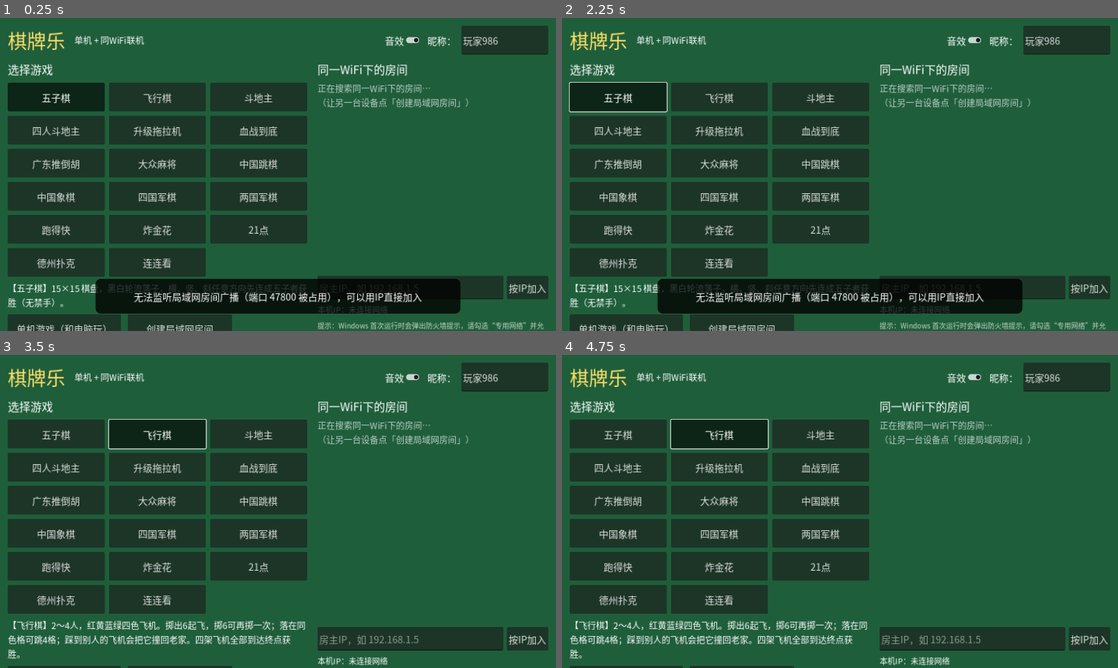
Above: before the commit, frames 1-4 (two rows, left to right).
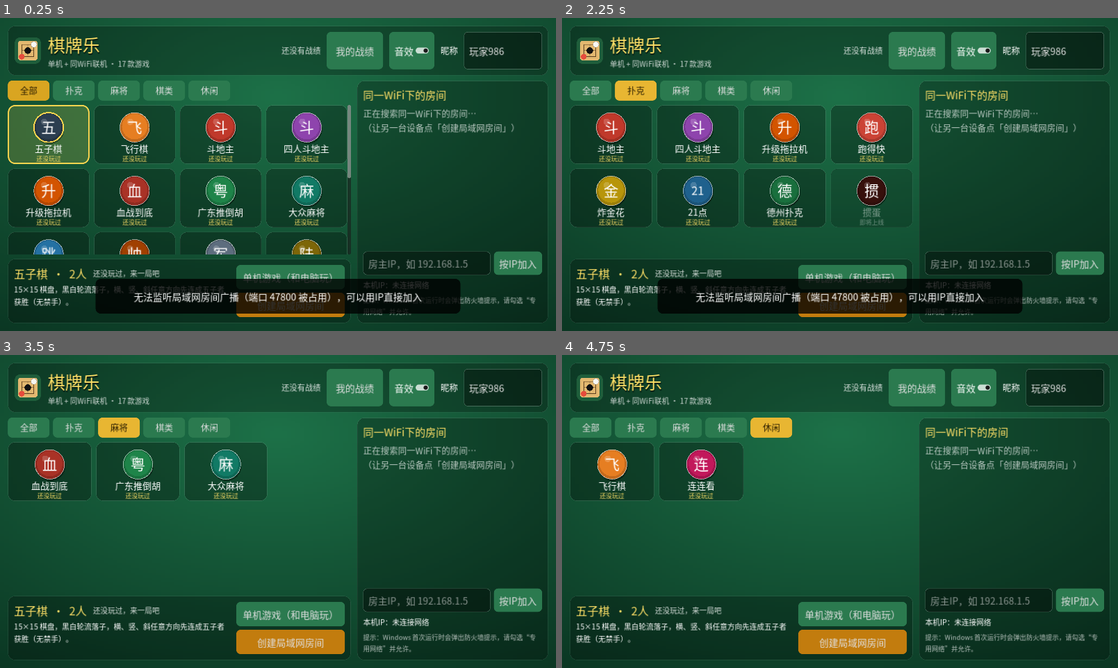
Above: after the commit, the same moments.

Repository: niefeng712/QiPaiLe
Game: Godot game, scene res://scenes/Main.tscn
Same seed, same stepped clock (60 frames per second), same inputs: the game is played once before the commit and once after it.
Inputs (mouse positions are in pixels of both pictures, inside the frame that each line leads up to):
- Up to frame 1 (0.25 s): no input
- Up to frame 2 (2.25 s): click (917, 49) at 0.5 s, where only the run after the commit has a clickable "我的战绩"; click (589, 89) at 1.25 s, where only the run after the commit has a clickable "全部"; click (634, 89) at 2 s, where only the run after the commit has a clickable "扑克"
- Up to frame 3 (3.5 s): click (116, 426) at 2.75 s, where only the run after the commit has a clickable "麻将"
- Up to frame 4 (4.75 s): click (728, 426) at 3.5 s, where only the run after the commit has a clickable "棋类"; click (773, 426) at 4.25 s, where only the run after the commit has a clickable "休闲"

The runs differ from the first frame. In frame 1, 57% of the frame differs, in the area x 0-100%, y 2-100%; in frame 2, 54%; in frame 3, 63%; in frame 4, 64%.

Commit message:
美化大厅：分类、游戏卡片、战绩统计、全新配色

Diff:
--- a/core/GameRegistry.gd
+++ b/core/GameRegistry.gd
@@ -344,7 +344,47 @@
 				"options": [["easy", "慢"], ["normal", "中等"], ["hard", "快"]]},
 		],
 	},
+	{"id": "heibai", "name": "黑白棋", "ready": false, "desc": "后续上线。"},
+	{"id": "weiqi", "name": "围棋", "ready": false, "desc": "后续上线。"},
+	{"id": "guandan", "name": "掼蛋", "ready": false, "desc": "后续上线。"},
 ]
+
+## 大厅分类和图标：[图标文字, 分类, 颜色]
+const CATS = ["全部", "扑克", "麻将", "棋类", "休闲"]
+const ICONS = {
+	"doudizhu": ["斗", "扑克", "#c0392b"],
+	"doudizhu4": ["斗", "扑克", "#8e44ad"],
+	"tuolaji": ["升", "扑克", "#d35400"],
+	"paodekuai": ["跑", "扑克", "#cb4335"],
+	"zhajinhua": ["金", "扑克", "#b7950b"],
+	"blackjack": ["21", "扑克", "#1f618d"],
+	"texas": ["德", "扑克", "#196f3d"],
+	"guandan": ["掼", "扑克", "#7b241c"],
+	"xuezhan": ["血", "麻将", "#a93226"],
+	"tuidao": ["粤", "麻将", "#1e8449"],
+	"dazhong": ["麻", "麻将", "#117a65"],
+	"gomoku": ["五", "棋类", "#2c3e50"],
+	"xiangqi": ["帅", "棋类", "#a04000"],
+	"checkers": ["跳", "棋类", "#2471a3"],
+	"junqi": ["军", "棋类", "#5d6d7e"],
+	"junqi2": ["陆", "棋类", "#7d6608"],
+	"heibai": ["黑", "棋类", "#212f3d"],
+	"weiqi": ["围", "棋类", "#4a235a"],
+	"ludo": ["飞", "休闲", "#e67e22"],
+	"lianliankan": ["连", "休闲", "#c2185b"],
+}
+
+
+static func icon(id: String) -> Array:
+	return ICONS.get(id, ["?", "休闲", "#555555"])
+
+
+static func ready_count() -> int:
+	var n = 0
+	for g in GAMES:
+		if bool(g.get("ready", false)):
+			n += 1
+	return n
 
 
 static func get_game(id: String) -> Dictionary:
--- a/scenes/Main.gd
+++ b/scenes/Main.gd
@@ -3,6 +3,8 @@
 
 const Registry = preload("res://core/GameRegistry.gd")
 const SETTINGS_PATH = "user://settings.cfg"
+const STATS_PATH = "user://stats.cfg"
+const GameCard = preload("res://ui/GameCard.gd")
 
 var selected_game = "gomoku"
 var current_screen = ""
@@ -15,6 +17,16 @@
 var ip_label: Label
 var game_buttons = {}
 var game_desc_label: Label
+var detail_title: Label
+var detail_stat: Label
+var detail_icon: Control
+var hall_grid: GridContainer
+var hall_scroll: ScrollContainer
+var total_stat_label: Label
+var stats_popup: PopupPanel
+var stats_box: GridContainer
+var stats = {}
+var current_cat = "全部"
 var room_list_box: VBoxContainer
 var ip_edit: LineEdit
 var _rooms_sig = "-"
@@ -55,11 +67,24 @@
 func _ready() -> void:
 	get_tree().node_added.connect(_on_node_added)
 	_setup_theme()
-	var bg = ColorRect.new()
-	bg.color = Color("#1f5e3b")
+	var grad = Gradient.new()
+	grad.set_color(0, Color("#1d7148"))
+	grad.set_color(1, Color("#052417"))
+	var gt = GradientTexture2D.new()
+	gt.gradient = grad
+	gt.fill = GradientTexture2D.FILL_RADIAL
+	gt.fill_from = Vector2(0.5, 0.25)
+	gt.fill_to = Vector2(1.25, 1.2)
+	gt.width = 128
+	gt.height = 128
+	var bg = TextureRect.new()
+	bg.texture = gt
+	bg.expand_mode = TextureRect.EXPAND_IGNORE_SIZE
+	bg.stretch_mode = TextureRect.STRETCH_SCALE
 	bg.mouse_filter = Control.MOUSE_FILTER_IGNORE
 	bg.set_anchors_preset(Control.PRESET_FULL_RECT)
 	add_child(bg)
+	_load_stats()
 	_build_hall()
 	_build_room()
 	_build_game()
@@ -74,6 +99,7 @@
 	_load_settings()
 	_select_game(selected_game)
 	_show("hall")
+	_relayout_grid.call_deferred()
 	_on_rooms_updated([])
 	_refresh_ip_label()
 	if OS.get_cmdline_user_args().has("--selftest"):
@@ -86,7 +112,40 @@
 	f.font_names = PackedStringArray(["Microsoft YaHei", "Microsoft YaHei UI", "PingFang SC", "Noto Sans CJK SC", "Noto Sans SC", "Source Han Sans SC", "Droid Sans Fallback", "sans-serif"])
 	th.default_font = f
 	th.default_font_size = 22
+	th.set_stylebox("normal", "Button", _sb(Color("#2b7a4f"), 10))
+	th.set_stylebox("hover", "Button", _sb(Color("#35935f"), 10))
+	th.set_stylebox("pressed", "Button", _sb(Color("#d9a521"), 10))
+	th.set_stylebox("hover_pressed", "Button", _sb(Color("#e8b632"), 10))
+	th.set_stylebox("disabled", "Button", _sb(Color(0.18, 0.28, 0.23, 0.75), 10))
+	th.set_stylebox("focus", "Button", StyleBoxEmpty.new())
+	th.set_color("font_pressed_color", "Button", Color("#2b1d00"))
+	th.set_color("font_hover_pressed_color", "Button", Color("#2b1d00"))
+	th.set_color("font_disabled_color", "Button", Color(1, 1, 1, 0.4))
+	th.set_stylebox("pressed", "CheckButton", _sb(Color("#2b7a4f"), 10))
+	th.set_stylebox("hover_pressed", "CheckButton", _sb(Color("#35935f"), 10))
+	th.set_color("font_pressed_color", "CheckButton", Color.WHITE)
+	th.set_color("font_hover_pressed_color", "CheckButton", Color.WHITE)
+	th.set_stylebox("panel", "PanelContainer", _sb(Color(0, 0, 0, 0.26), 16, Color(1, 1, 1, 0.08), 1, 14))
+	th.set_stylebox("normal", "LineEdit", _sb(Color(0, 0, 0, 0.35), 8, Color(1, 1, 1, 0.25), 1))
+	th.set_stylebox("focus", "LineEdit", _sb(Color(0, 0, 0, 0.45), 8, Color("#ffe066"), 2))
+	th.set_stylebox("panel", "PopupPanel", _sb(Color("#103a27"), 16, Color("#d9a521"), 2, 18))
+	th.set_stylebox("panel", "PopupMenu", _sb(Color("#103a27"), 8, Color("#d9a521"), 1))
+	th.set_color("font_hover_color", "PopupMenu", Color("#ffe066"))
 	theme = th
+
+
+func _sb(col: Color, radius: int, border: Color = Color(0, 0, 0, 0), bw: int = 0, margin: int = 12) -> StyleBoxFlat:
+	var sb = StyleBoxFlat.new()
+	sb.bg_color = col
+	sb.set_corner_radius_all(radius)
+	sb.content_margin_left = margin
+	sb.content_margin_right = margin
+	sb.content_margin_top = 6 if margin <= 12 else margin
+	sb.content_margin_bottom = 6 if margin <= 12 else margin
+	if bw > 0:
+		sb.border_color = border
+		sb.set_border_width_all(bw)
+	return sb
 
 
 func _notification(what: int) -> void:
@@ -137,6 +196,7 @@
 	if screen == "hall":
 		Net.start_discovery()
 		_refresh_ip_label()
+		_refresh_stats_ui()
 	else:
 		Net.stop_discovery()
 
@@ -156,79 +216,143 @@
 func _build_hall() -> void:
 	hall_root = _make_screen()
 	var v = VBoxContainer.new()
-	v.add_theme_constant_override("separation", 14)
+	v.add_theme_constant_override("separation", 12)
 	hall_root.add_child(v)
 
+	# 顶部：logo、标题、战绩、音效、昵称
+	var head = PanelContainer.new()
+	v.add_child(head)
 	var top = HBoxContainer.new()
-	top.add_theme_constant_override("separation", 12)
-	v.add_child(top)
-	var title = _label("棋牌乐", 44)
+	top.add_theme_constant_override("separation", 14)
+	head.add_child(top)
+	var logo = TextureRect.new()
+	logo.texture = load("res://icon.svg")
+	logo.custom_minimum_size = Vector2(64, 64)
+	logo.expand_mode = TextureRect.EXPAND_IGNORE_SIZE
+	logo.stretch_mode = TextureRect.STRETCH_KEEP_ASPECT_CENTERED
+	top.add_child(logo)
+	var tv = VBoxContainer.new()
+	tv.add_theme_constant_override("separation", 0)
+	top.add_child(tv)
+	var title = _label("棋牌乐", 40)
 	title.add_theme_color_override("font_color", Color("#ffe066"))
-	top.add_child(title)
-	top.add_child(_label("  单机 + 同WiFi联机", 20))
+	title.add_theme_color_override("font_shadow_color", Color(0, 0, 0, 0.5))
+	title.add_theme_constant_override("shadow_offset_y", 3)
+	tv.add_child(title)
+	var subt = _label("单机 + 同WiFi联机 · %d 款游戏" % Registry.ready_count(), 17)
+	subt.modulate = Color(1, 1, 1, 0.8)
+	tv.add_child(subt)
 	var sp = Control.new()
 	sp.size_flags_horizontal = Control.SIZE_EXPAND_FILL
 	top.add_child(sp)
+	total_stat_label = _label("", 18)
+	total_stat_label.modulate = Color(1, 1, 1, 0.85)
+	top.add_child(total_stat_label)
+	var sb_btn = _btn("我的战绩", _open_stats)
+	sb_btn.custom_minimum_size = Vector2(130, 50)
+	top.add_child(sb_btn)
 	sfx_toggle = CheckButton.new()
 	sfx_toggle.text = "音效"
 	sfx_toggle.button_pressed = true
 	sfx_toggle.toggled.connect(_on_sfx_toggled)
 	top.add_child(sfx_toggle)
-	top.add_child(_label("昵称：", 22))
+	top.add_child(_label("昵称", 20))
 	name_edit = LineEdit.new()
-	name_edit.custom_minimum_size = Vector2(200, 50)
+	name_edit.custom_minimum_size = Vector2(180, 48)
 	name_edit.max_length = 12
 	name_edit.text_changed.connect(_on_name_changed)
 	top.add_child(name_edit)
 
 	var body = HBoxContainer.new()
 	body.size_flags_vertical = Control.SIZE_EXPAND_FILL
-	body.add_theme_constant_override("separation", 24)
+	body.add_theme_constant_override("separation", 14)
 	v.add_child(body)
 
+	# 左边：分类、游戏卡片、选中游戏的介绍
 	var left = VBoxContainer.new()
 	left.size_flags_horizontal = Control.SIZE_EXPAND_FILL
-	left.size_flags_stretch_ratio = 1.3
-	left.add_theme_constant_override("separation", 12)
+	left.size_flags_stretch_ratio = 1.8
+	left.add_theme_constant_override("separation", 10)
 	body.add_child(left)
-	left.add_child(_label("选择游戏", 26))
-	var grid = GridContainer.new()
-	grid.columns = 3
-	grid.add_theme_constant_override("h_separation", 10)
-	grid.add_theme_constant_override("v_separation", 10)
-	left.add_child(grid)
+	var tabs = HBoxContainer.new()
+	tabs.add_theme_constant_override("separation", 8)
+	left.add_child(tabs)
+	var group = ButtonGroup.new()
+	for c in Registry.CATS:
+		var cat = str(c)
+		var tb = Button.new()
+		tb.text = cat
+		tb.toggle_mode = true
+		tb.button_group = group
+		tb.button_pressed = cat == "全部"
+		tb.custom_minimum_size = Vector2(96, 46)
+		tb.add_theme_font_size_override("font_size", 20)
+		tb.pressed.connect(func(): _apply_filter(cat))
+		tabs.add_child(tb)
+	hall_scroll = ScrollContainer.new()
+	hall_scroll.size_flags_vertical = Control.SIZE_EXPAND_FILL
+	hall_scroll.horizontal_scroll_mode = ScrollContainer.SCROLL_MODE_DISABLED
+	left.add_child(hall_scroll)
+	hall_grid = GridContainer.new()
+	hall_grid.columns = 5
+	hall_grid.size_flags_horizontal = Control.SIZE_EXPAND_FILL
+	hall_grid.add_theme_constant_override("h_separation", 10)
+	hall_grid.add_theme_constant_override("v_separation", 10)
+	hall_scroll.add_child(hall_grid)
+	hall_scroll.resized.connect(_relayout_grid)
 	for g in Registry.GAMES:
-		var b = Button.new()
 		var gid = str(g["id"])
-		var is_ready = bool(g.get("ready", false))
-		b.text = str(g["name"]) if is_ready else str(g["name"]) + "\n(即将上线)"
-		b.custom_minimum_size = Vector2(160, 66)
-		b.size_flags_horizontal = Control.SIZE_EXPAND_FILL
-		b.toggle_mode = true
-		b.disabled = not is_ready
-		b.add_theme_font_size_override("font_size", 22 if is_ready else 16)
-		b.pressed.connect(func(): _select_game(gid))
-		grid.add_child(b)
-		game_buttons[gid] = b
-	game_desc_label = _label("", 20)
+		var card = GameCard.new()
+		card.setup(g, Registry.icon(gid), _stat_text(gid))
+		card.pressed.connect(func(): _select_game(gid))
+		hall_grid.add_child(card)
+		game_buttons[gid] = card
+
+	var detail = PanelContainer.new()
+	left.add_child(detail)
+	var dh = HBoxContainer.new()
+	dh.add_theme_constant_override("separation", 14)
+	detail.add_child(dh)
+	var dv = VBoxContainer.new()
+	dv.size_flags_horizontal = Control.SIZE_EXPAND_FILL
+	dv.add_theme_constant_override("separation", 4)
+	dh.add_child(dv)
+	var dt_row = HBoxContainer.new()
+	dt_row.add_theme_constant_override("separation", 14)
+	dv.add_child(dt_row)
+	detail_title = _label("", 26)
+	detail_title.add_theme_color_override("font_color", Color("#ffe066"))
+	dt_row.add_child(detail_title)
+	detail_stat = _label("", 17)
+	detail_stat.modulate = Color(1, 1, 1, 0.85)
+	dt_row.add_child(detail_stat)
+	game_desc_label = _label("", 17)
 	game_desc_label.autowrap_mode = TextServer.AUTOWRAP_WORD_SMART
-	game_desc_label.custom_minimum_size = Vector2(300, 60)
-	left.add_child(game_desc_label)
-	var actions = HBoxContainer.new()
-	actions.add_theme_constant_override("separation", 16)
-	left.add_child(actions)
+	game_desc_label.custom_minimum_size = Vector2(300, 0)
+	game_desc_label.max_lines_visible = 4
+	dv.add_child(game_desc_label)
+	var actions = VBoxContainer.new()
+	actions.add_theme_constant_override("separation", 8)
+	dh.add_child(actions)
 	var b1 = _btn("单机游戏（和电脑玩）", _on_offline)
-	b1.custom_minimum_size = Vector2(260, 64)
+	b1.custom_minimum_size = Vector2(250, 56)
 	actions.add_child(b1)
 	var b2 = _btn("创建局域网房间", _on_host)
-	b2.custom_minimum_size = Vector2(240, 64)
+	b2.custom_minimum_size = Vector2(250, 56)
+	b2.add_theme_stylebox_override("normal", _sb(Color("#c27c0e"), 10))
+	b2.add_theme_stylebox_override("hover", _sb(Color("#d98e1a"), 10))
 	actions.add_child(b2)
 
+	# 右边：局域网房间
+	var rp = PanelContainer.new()
+	rp.size_flags_horizontal = Control.SIZE_EXPAND_FILL
+	body.add_child(rp)
 	var right = VBoxContainer.new()
-	right.size_flags_horizontal = Control.SIZE_EXPAND_FILL
 	right.add_theme_constant_override("separation", 10)
-	body.add_child(right)
-	right.add_child(_label("同一WiFi下的房间", 26))
+	rp.add_child(right)
+	var rt = _label("同一WiFi下的房间", 24)
+	rt.add_theme_color_override("font_color", Color("#ffe066"))
+	right.add_child(rt)
 	var sc = ScrollContainer.new()
 	sc.size_flags_vertical = Control.SIZE_EXPAND_FILL
 	sc.horizontal_scroll_mode = ScrollContainer.SCROLL_MODE_DISABLED
@@ -246,13 +370,138 @@
 	ip_edit.custom_minimum_size = Vector2(0, 50)
 	iprow.add_child(ip_edit)
 	iprow.add_child(_btn("按IP加入", _on_join_ip))
-	ip_label = _label("", 18)
+	ip_label = _label("", 17)
 	ip_label.autowrap_mode = TextServer.AUTOWRAP_WORD_SMART
 	right.add_child(ip_label)
-	var hint = _label("提示：Windows 首次运行时会弹出防火墙提示，请勾选“专用网络”并允许。", 16)
+	var hint = _label("提示：Windows 首次运行时会弹出防火墙提示，请勾选“专用网络”并允许。", 15)
 	hint.autowrap_mode = TextServer.AUTOWRAP_WORD_SMART
-	hint.modulate = Color(1, 1, 1, 0.75)
+	hint.modulate = Color(1, 1, 1, 0.7)
 	right.add_child(hint)
+	_build_stats_popup()
+
+
+func _relayout_grid() -> void:
+	if hall_grid == null or hall_scroll == null:
+		return
+	hall_grid.columns = clampi(int(hall_scroll.size.x / 165.0), 2, 8)
+
+
+func _apply_filter(cat: String) -> void:
+	current_cat = cat
+	for gid in game_buttons:
+		var card = game_buttons[gid]
+		card.visible = cat == "全部" or str(card.cat) == cat
+	hall_scroll.scroll_vertical = 0
+
+
+# ---------------------------------------------------------------- 战绩
+
+func _load_stats() -> void:
+	stats = {}
+	var cf = ConfigFile.new()
+	if cf.load(STATS_PATH) != OK:
+		return
+	for gid in cf.get_sections():
+		stats[gid] = [int(cf.get_value(gid, "played", 0)), int(cf.get_value(gid, "won", 0))]
+
+
+func _save_stats() -> void:
+	var cf = ConfigFile.new()
+	for gid in stats:
+		cf.set_value(gid, "played", int(stats[gid][0]))
+		cf.set_value(gid, "won", int(stats[gid][1]))
+	cf.save(STATS_PATH)
+
+
+func _stat_text(gid: String) -> String:
+	var v = stats.get(gid, [0, 0])
+	if int(v[0]) == 0:
+		return "还没玩过"
+	return "玩%d局 赢%d局" % [int(v[0]), int(v[1])]
+
+
+func _refresh_stats_ui() -> void:
+	var tp = 0
+	var tw = 0
+	for gid in stats:
+		tp += int(stats[gid][0])
+		tw += int(stats[gid][1])
+	if total_stat_label != null:
+		total_stat_label.text = "总战绩：%d局 胜%d局" % [tp, tw] if tp > 0 else "还没有战绩"
+	for gid in game_buttons:
+		game_buttons[gid].set_stat(_stat_text(gid))
+	if detail_stat != null:
+		var v = stats.get(selected_game, [0, 0])
+		detail_stat.text = "战绩：%d局 胜%d局（胜率%d%%）" % [int(v[0]), int(v[1]), int(round(100.0 * int(v[1]) / maxi(int(v[0]), 1)))] if int(v[0]) > 0 else "还没玩过，来一局吧"
+
+
+func _on_game_finished(st: Dictionary) -> void:
+	var me = Net.my_seat()
+	var gid = str(st.get("game_id", ""))
+	if me < 0 or gid == "":
+		return
+	var v = stats.get(gid, [0, 0])
+	v[0] = int(v[0]) + 1
+	if st.get("winners", []).has(me):
+		v[1] = int(v[1]) + 1
+	stats[gid] = v
+	_save_stats()
+	_refresh_stats_ui()
+
+
+func _build_stats_popup() -> void:
+	stats_popup = PopupPanel.new()
+	var v = VBoxContainer.new()
+	v.add_theme_constant_override("separation", 10)
+	stats_popup.add_child(v)
+	var t = _label("我的战绩", 26)
+	t.add_theme_color_override("font_color", Color("#ffe066"))
+	v.add_child(t)
+	var sc = ScrollContainer.new()
+	sc.custom_minimum_size = Vector2(560, 380)
+	sc.horizontal_scroll_mode = ScrollContainer.SCROLL_MODE_DISABLED
+	v.add_child(sc)
+	stats_box = GridContainer.new()
+	stats_box.columns = 4
+	stats_box.add_theme_constant_override("h_separation", 30)
+	stats_box.add_theme_constant_override("v_separation", 6)
+	sc.add_child(stats_box)
+	var row = HBoxContainer.new()
+	row.add_theme_constant_override("separation", 12)
+	v.add_child(row)
+	row.add_child(_btn("清空战绩", _clear_stats))
+	row.add_child(_btn("关闭", func(): stats_popup.hide()))
+	add_child(stats_popup)
+
+
+func _open_stats() -> void:
+	_clear(stats_box)
+	for h in ["游戏", "局数", "胜", "胜率"]:
+		var l = _label(h, 19)
+		l.add_theme_color_override("font_color", Color("#ffe066"))
+		stats_box.add_child(l)
+	var any = false
+	for g in Registry.GAMES:
+		var gid = str(g["id"])
+		var v = stats.get(gid, [0, 0])
+		if int(v[0]) == 0:
+			continue
+		any = true
+		stats_box.add_child(_label(str(g["name"]), 19))
+		stats_box.add_child(_label(str(int(v[0])), 19))
+		stats_box.add_child(_label(str(int(v[1])), 19))
+		stats_box.add_child(_label("%d%%" % int(round(100.0 * int(v[1]) / maxi(int(v[0]), 1))), 19))
+	if not any:
+		stats_box.add_child(_label("还没有战绩，去玩一局吧", 19))
+	stats_popup.popup_centered(Vector2i(600, 0))
+
+
+func _clear_stats() -> void:
+	stats = {}
+	_save_stats()
+	_refresh_stats_ui()
+	stats_popup.hide()
+	show_toast("战绩已清空")
 
 
 func _refresh_ip_label() -> void:
@@ -269,9 +518,15 @@
 	selected_game = id
 	for k in game_buttons:
 		game_buttons[k].button_pressed = (k == id)
+		game_buttons[k].queue_redraw()
 	var g = Registry.get_game(id)
 	if not g.is_empty():
-		game_desc_label.text = "【%s】%s" % [str(g["name"]), str(g.get("desc", ""))]
+		var n = int(g.get("seats", 0))
+		var mn = int(g.get("min_players", n))
+		var people = "%d人" % n if mn == n else "%d~%d人" % [mn, n]
+		detail_title.text = "%s  ·  %s" % [str(g["name"]), people]
+		game_desc_label.text = str(g.get("desc", ""))
+	_refresh_stats_ui()
 	_save_settings()
 
 
@@ -374,18 +629,22 @@
 	body.size_flags_vertical = Control.SIZE_EXPAND_FILL
 	body.add_theme_constant_override("separation", 30)
 	v.add_child(body)
+	var lp = PanelContainer.new()
+	lp.size_flags_horizontal = Control.SIZE_EXPAND_FILL
+	body.add_child(lp)
 	var left = VBoxContainer.new()
-	left.size_flags_horizontal = Control.SIZE_EXPAND_FILL
 	left.add_theme_constant_override("separation", 10)
-	body.add_child(left)
+	lp.add_child(left)
 	left.add_child(_label("座位", 26))
 	seats_box = VBoxContainer.new()
 	seats_box.add_theme_constant_override("separation", 8)
 	left.add_child(seats_box)
+	var rpn = PanelContainer.new()
+	rpn.size_flags_horizontal = Control.SIZE_EXPAND_FILL
+	body.add_child(rpn)
 	var right = VBoxContainer.new()
-	right.size_flags_horizontal = Control.SIZE_EXPAND_FILL
 	right.add_theme_constant_override("separation", 10)
-	body.add_child(right)
+	rpn.add_child(right)
 	right.add_child(_label("玩法规则", 26))
 	var rsc = ScrollContainer.new()
 	rsc.size_flags_vertical = Control.SIZE_EXPAND_FILL
@@ -496,9 +755,12 @@
 	var v = VBoxContainer.new()
 	v.add_theme_constant_override("separation", 8)
 	game_root.add_child(v)
+	var bp = PanelContainer.new()
+	bp.add_theme_stylebox_override("panel", _sb(Color(0, 0, 0, 0.32), 14, Color(1, 1, 1, 0.08), 1, 8))
+	v.add_child(bp)
 	var bar = HBoxContainer.new()
 	bar.add_theme_constant_override("separation", 12)
-	v.add_child(bar)
+	bp.add_child(bar)
 	game_title = _label("", 30)
 	game_title.add_theme_color_override("font_color", Color("#ffe066"))
 	bar.add_child(game_title)
@@ -645,10 +907,6 @@
 	_last_over = over
 	_last_cur = cur
 	_last_event = ev
-
-
-func _on_game_finished(_st: Dictionary) -> void:
-	pass
 
 
 func _build_chat() -> void:
@@ -811,5 +1069,13 @@
 			return
 		Sfx.play(snd)
 	print("SELFTEST sounds ok")
+	_on_game_finished({"game_id": "gomoku", "winners": []})
+	_open_stats()
+	await get_tree().create_timer(0.2).timeout
+	stats_popup.hide()
+	for c in Registry.CATS:
+		_apply_filter(str(c))
+	_apply_filter("全部")
+	print("SELFTEST hall ok, cards: ", game_buttons.size())
 	print("SELFTEST OK")
 	get_tree().quit(0)
--- /dev/null
+++ b/ui/GameCard.gd
@@ -0,0 +1,63 @@
+extends Button
+## 大厅里的游戏卡片：圆形图标 + 游戏名 + 自己的战绩
+
+var glyph = ""
+var title = ""
+var tint = Color.GRAY
+var sub = ""
+var is_ready = true
+var cat = ""
+
+
+func setup(g: Dictionary, icon: Array, stat: String) -> void:
+	title = str(g["name"])
+	glyph = str(icon[0])
+	cat = str(icon[1])
+	tint = Color(str(icon[2]))
+	is_ready = bool(g.get("ready", false))
+	sub = stat if is_ready else "即将上线"
+	text = ""
+	toggle_mode = true
+	disabled = not is_ready
+	custom_minimum_size = Vector2(150, 136)
+	size_flags_horizontal = Control.SIZE_EXPAND_FILL
+	add_theme_stylebox_override("normal", _sb(Color(0, 0, 0, 0.30), Color(1, 1, 1, 0.10), 1))
+	add_theme_stylebox_override("hover", _sb(Color(1, 1, 1, 0.10), Color(1, 1, 1, 0.35), 1))
+	add_theme_stylebox_override("pressed", _sb(Color(1, 0.85, 0.3, 0.18), Color("#ffd54f"), 3))
+	add_theme_stylebox_override("hover_pressed", _sb(Color(1, 0.85, 0.3, 0.24), Color("#ffd54f"), 3))
+	add_theme_stylebox_override("disabled", _sb(Color(0, 0, 0, 0.18), Color(1, 1, 1, 0.05), 1))
+	queue_redraw()
+
+
+func _sb(bg: Color, border: Color, bw: int) -> StyleBoxFlat:
+	var s = StyleBoxFlat.new()
+	s.bg_color = bg
+	s.border_color = border
+	s.set_border_width_all(bw)
+	s.set_corner_radius_all(16)
+	return s
+
+
+func set_stat(s: String) -> void:
+	if is_ready:
+		sub = s
+		queue_redraw()
+
+
+func _draw() -> void:
+	var font = get_theme_default_font()
+	var c = Vector2(size.x / 2.0, size.y * 0.38)
+	var r = minf(size.x * 0.24, size.y * 0.25)
+	var col = tint if is_ready else tint.darkened(0.55)
+	draw_circle(c + Vector2(2, 4), r, Color(0, 0, 0, 0.35))
+	draw_circle(c, r, col.darkened(0.15))
+	draw_circle(c - Vector2(0, r * 0.06), r * 0.86, col)
+	draw_circle(c - Vector2(r * 0.3, r * 0.38), r * 0.22, Color(1, 1, 1, 0.18))
+	var ring = Color("#ffd54f") if button_pressed else Color(1, 1, 1, 0.55)
+	draw_arc(c, r, 0, TAU, 48, ring, 3.0 if button_pressed else 1.5)
+	var fs = int(r * (1.0 if glyph.length() == 1 else 0.78))
+	draw_string(font, Vector2(c.x - r, c.y + fs * 0.36), glyph, HORIZONTAL_ALIGNMENT_CENTER, r * 2.0, fs, Color.WHITE)
+	var tc = Color.WHITE if is_ready else Color(1, 1, 1, 0.45)
+	draw_string(font, Vector2(4, size.y * 0.80), title, HORIZONTAL_ALIGNMENT_CENTER, size.x - 8, 21, tc)
+	var sc = Color("#ffe066") if is_ready else Color(1, 1, 1, 0.40)
+	draw_string(font, Vector2(4, size.y * 0.95), sub, HORIZONTAL_ALIGNMENT_CENTER, size.x - 8, 14, sc)
